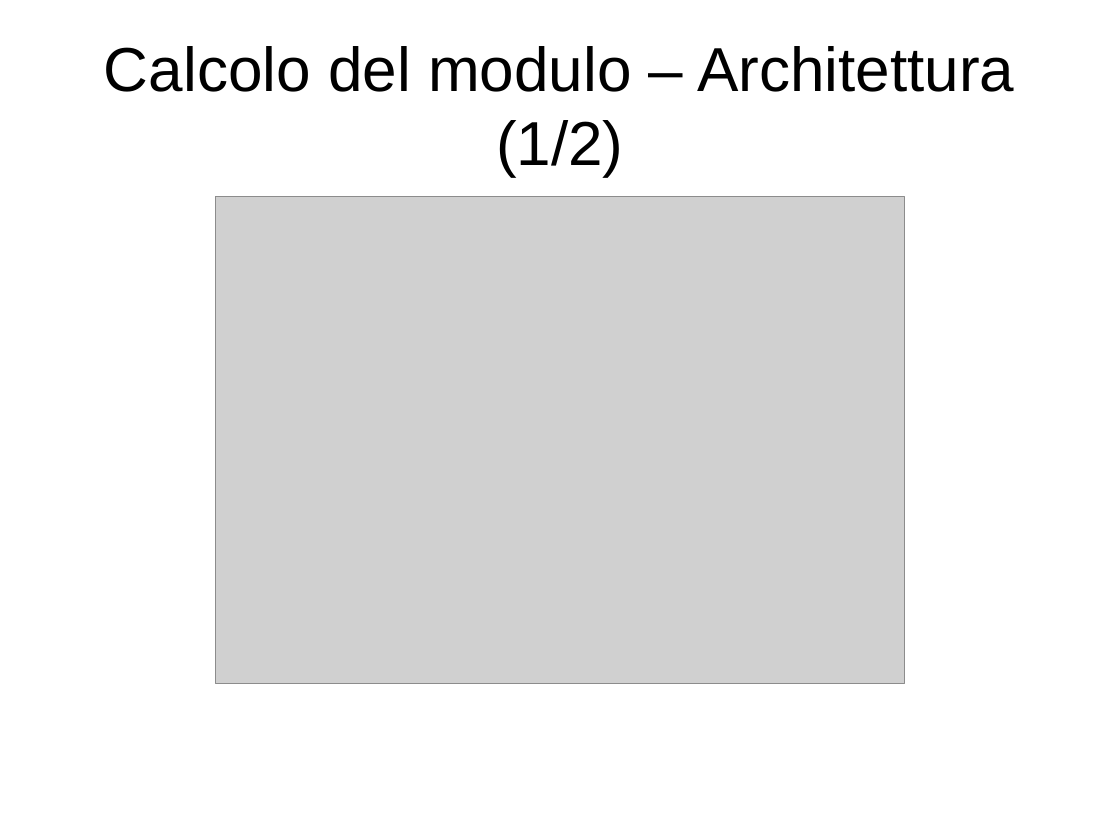
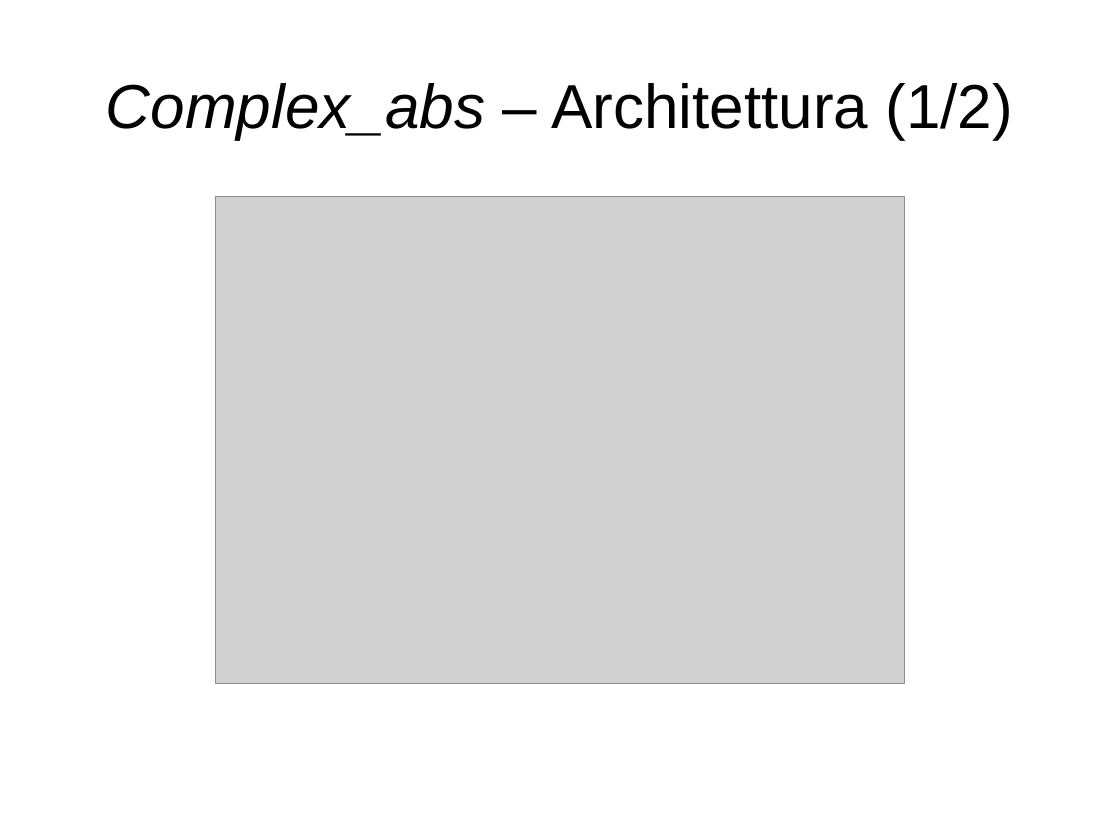
Before and after one commit to artic92/sistemi-embedded-task2, a slide deck: slide 10 of doc/presentazione.odp (slide 5 before the commit). Drawn at 1120x840 pixels with LibreOffice and Linux fonts; fonts in the diff are those of the drawing; grey boxes stand for pictures. Boxes give left, top, right and bottom in pixels: in the first picture for what was removed or moved away, otherwise in the second. Text is boxed around its words. In the diff, an @@ line names an element or a change of style, - is before the commit and + after.

```diff
--- a/doc/presentazione.odp
+++ b/doc/presentazione.odp
@@ title at bbox=[106, 83, 1014, 139]: text changed @@
-Calcolo del modulo – Architettura (1/2)
+Complex_abs – Architettura (1/2)
```
Also in this commit, not shown: 7 other slides changed, 7 slides added, 1 slide removed, 4 other files.
